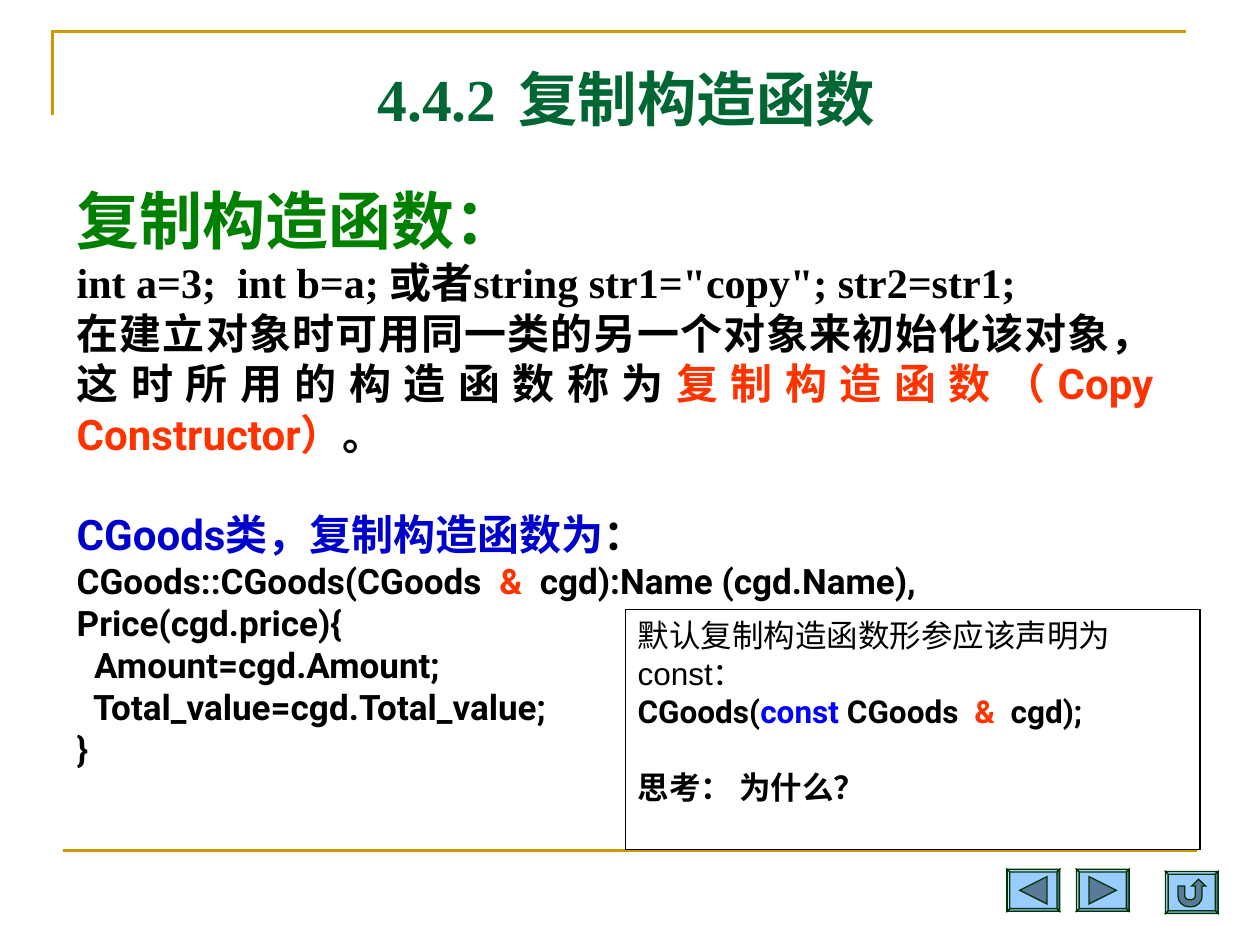
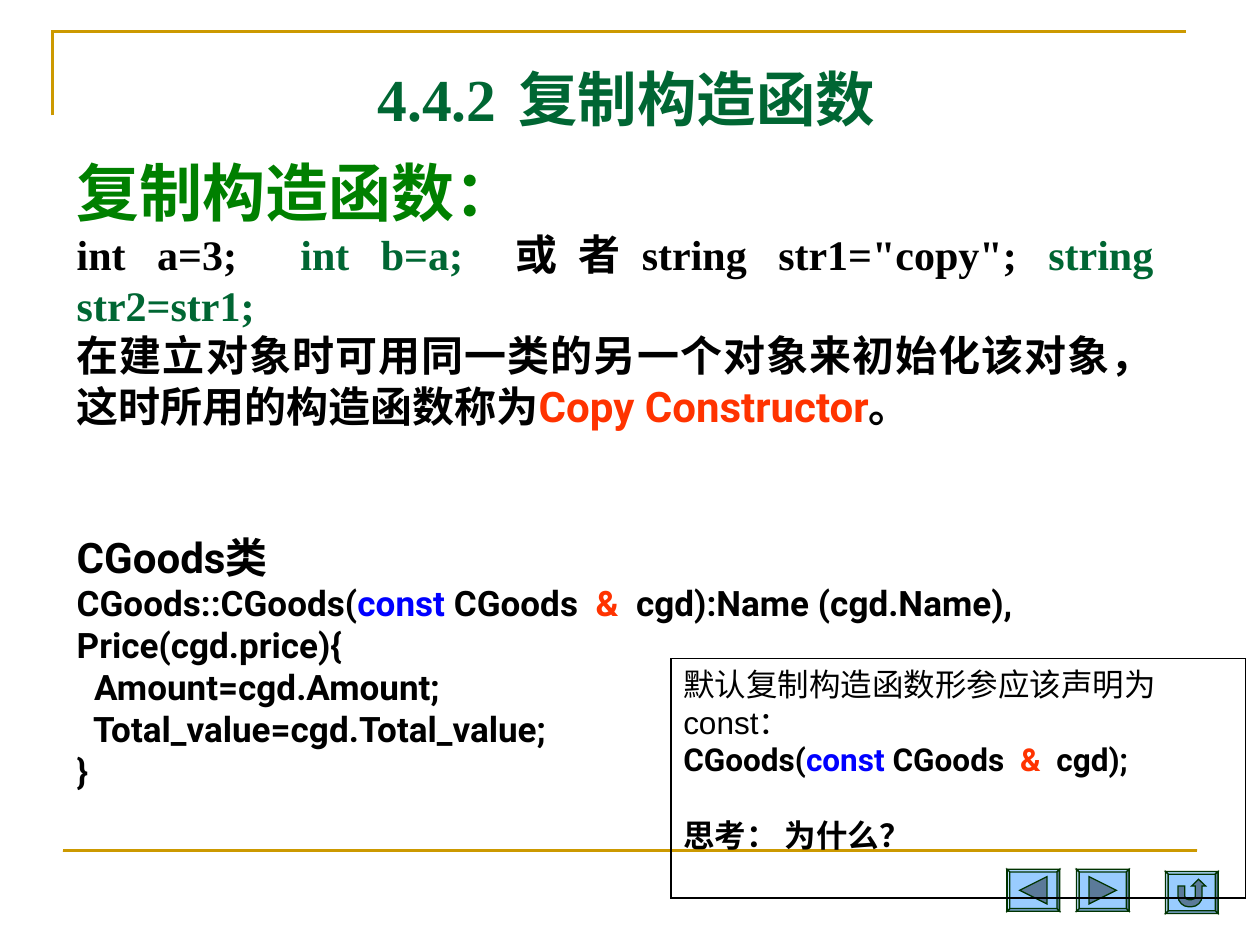
Before and after one commit to Changhe160/Changhe160.github.io, a slide deck: slide 37 of teachingRes/Cplusplus/unit04类与对象.ppt (slide 36 before the commit). Drawn at 1260x945 pixels with LibreOffice and Linux fonts; fonts in the diff are those of the drawing. Boxes give left, top, right and bottom in pixels: in the first picture for what was removed or moved away, otherwise in the second. Text is boxed around its words. In the diff, an @@ line names an element or a change of style, - is before the commit and + after.

Commit message:
C++

```diff
--- a/teachingRes/Cplusplus/unit04类与对象.ppt
+++ b/teachingRes/Cplusplus/unit04类与对象.ppt
@@ text "复制构造函数：": place and size @@
-text "复制构造函数：" at <box>77,190,1154,728</box>
+text "复制构造函数：" at <box>77,162,1153,750</box>
@@ text at <box>77,234,1153,624</box>: text changed @@
-int a=3; int b=a; 或者string str1="copy"; str2=str1;
-在建立对象时可用同一类的另一个对象来初始化该对象，这时所用的构造函数称为复制构造函数（Copy Constructor）。
-CGoods类，复制构造函数为：
-CGoods::CGoods(CGoods & cgd):Name (cgd.Name),
+int a=3; int b=a; 或者string str1="copy"; string str2=str1;
+在建立对象时可用同一类的另一个对象来初始化该对象，这时所用的构造函数称为Copy Constructor。
+CGoods类
+CGoods::CGoods(const CGoods & cgd):Name (cgd.Name),
@@ rectangle "默认复制构造函数形参应该声明为const：": place and size @@
-rectangle "默认复制构造函数形参应该声明为const：" at <box>625,610,1200,849</box>
+rectangle "默认复制构造函数形参应该声明为const：" at <box>670,659,1245,898</box>
```
Also in this commit, not shown: 12 other slides changed, 1 slide added.
